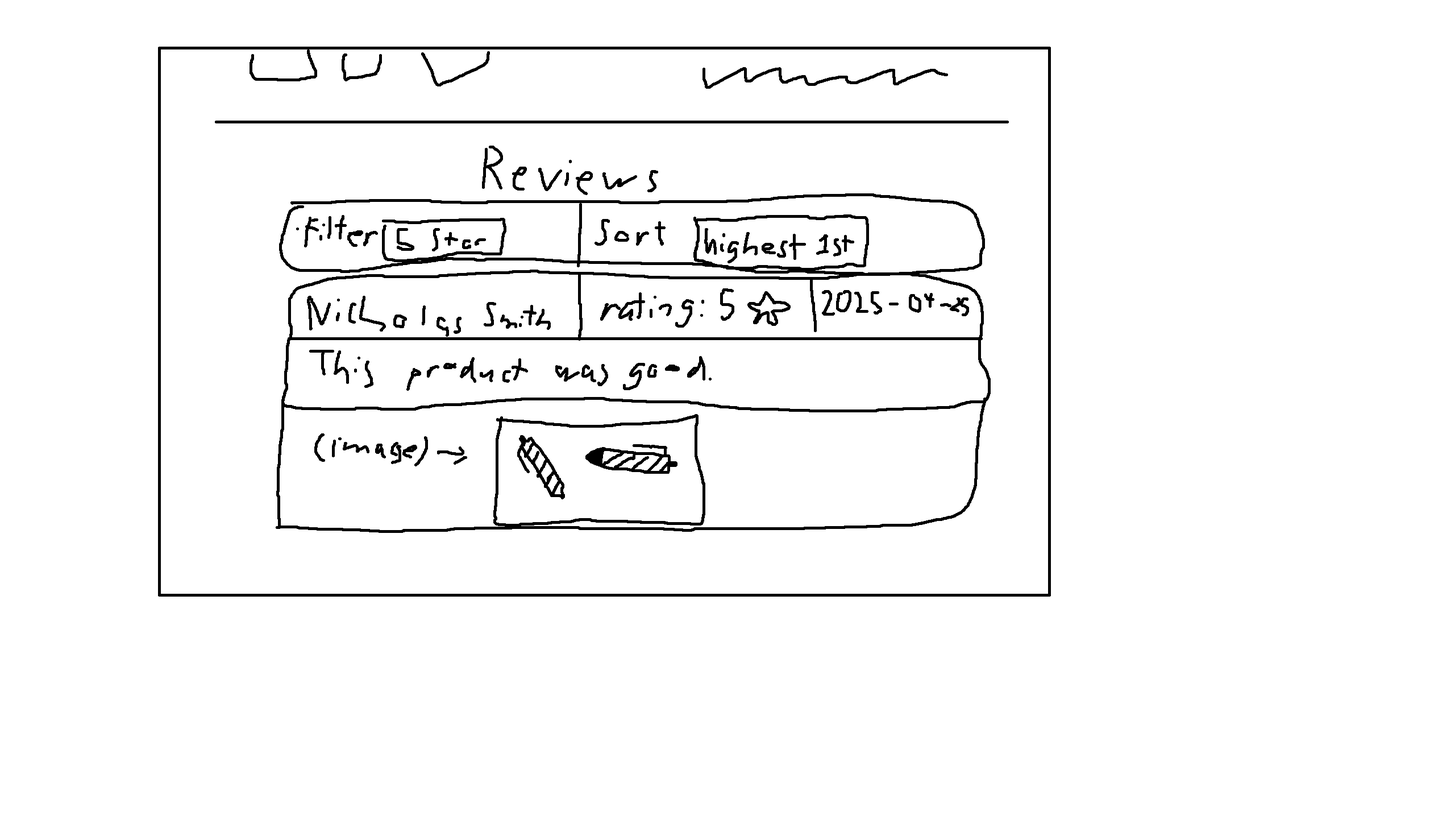
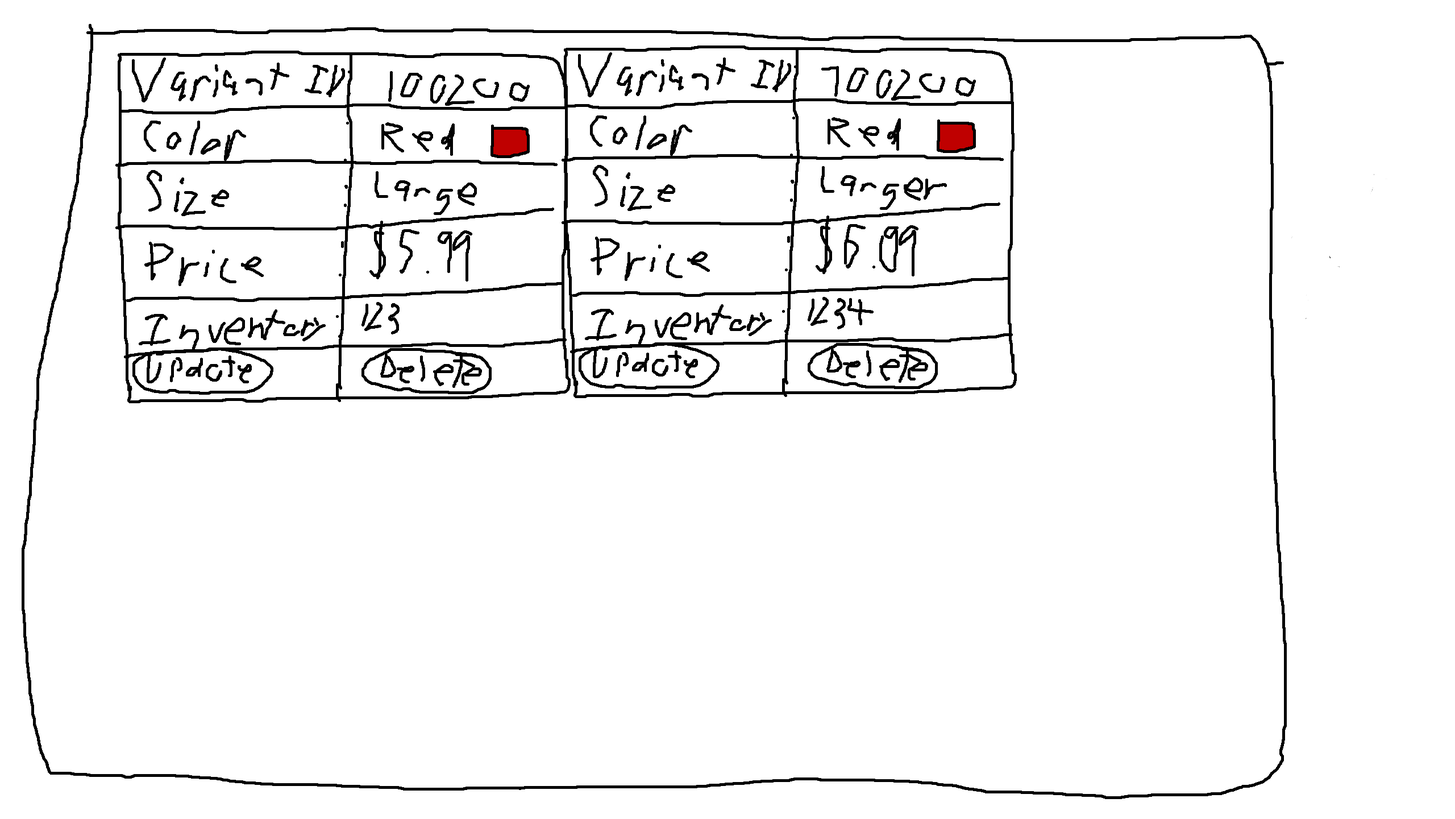
Layer changes from the first 1455 × 819 image to the second:
renamed "Background" to "Reviews", hid it over [21, 23, 1388, 799]
added group "Variants Edit/Delete" with 3 layers over [21, 23, 1388, 799]
added layer "Variants edit/delete #2" in group "Variants Edit/Delete" over [561, 45, 1388, 398]
added layer "Variants edit/delete #1" in group "Variants Edit/Delete" over [115, 50, 948, 404]
added layer "Variants edit/delete" in group "Variants Edit/Delete" over [21, 23, 1388, 799]
